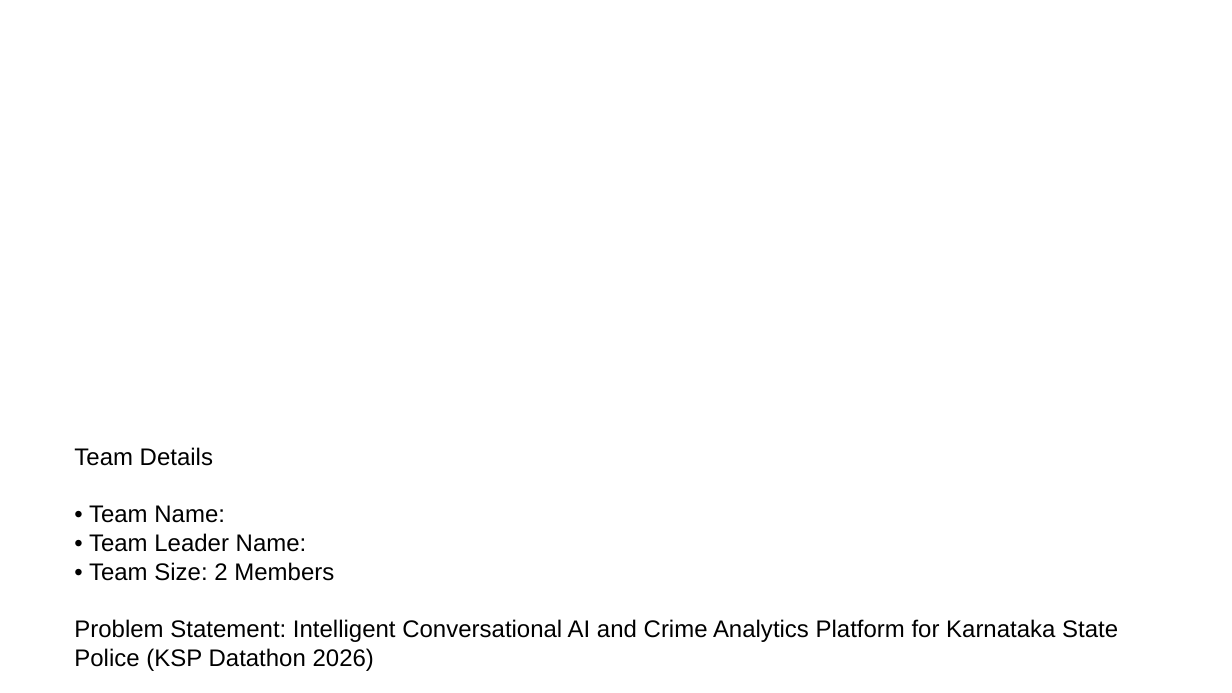
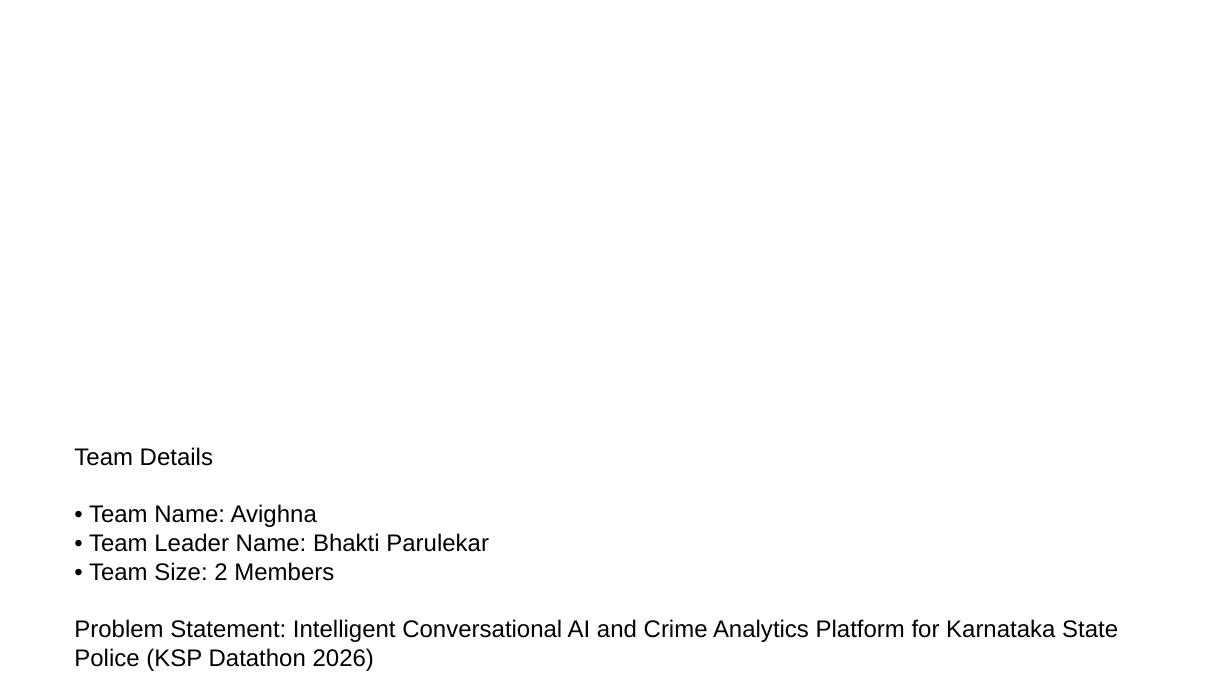
Before and after one commit to Bhakti-e/ibha-ksp, a slide deck: slide 1 of Ibha_KSP_Prototype_Submission.pptx. Drawn at 1232x693 pixels with LibreOffice and Linux fonts; fonts in the diff are those of the drawing; background and template pictures are left out. Boxes give left, top, right and bottom in pixels: in the first picture for what was removed or moved away, otherwise in the second. Text is boxed around its words. In the diff, an @@ line names an element or a change of style, - is before the commit and + after.

```diff
--- a/Ibha_KSP_Prototype_Submission.pptx
+++ b/Ibha_KSP_Prototype_Submission.pptx
@@ text at bbox=[89, 504, 489, 552]: text changed @@
-• Team Name:
-• Team Leader Name:
+• Team Name: Avighna
+• Team Leader Name: Bhakti Parulekar
```
Also in this commit, not shown: 43 other files.
